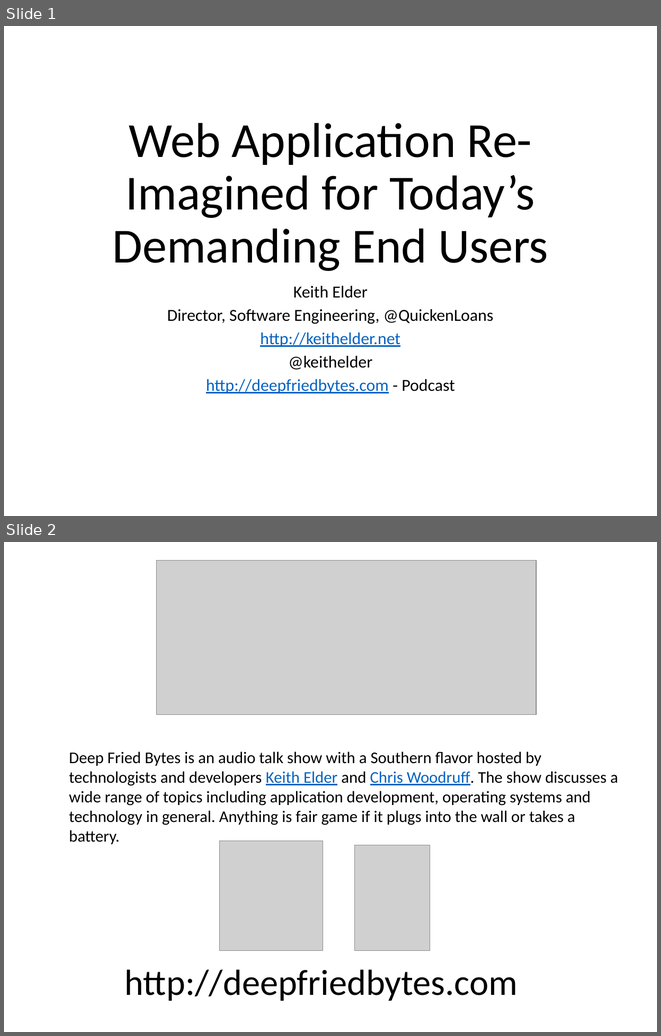
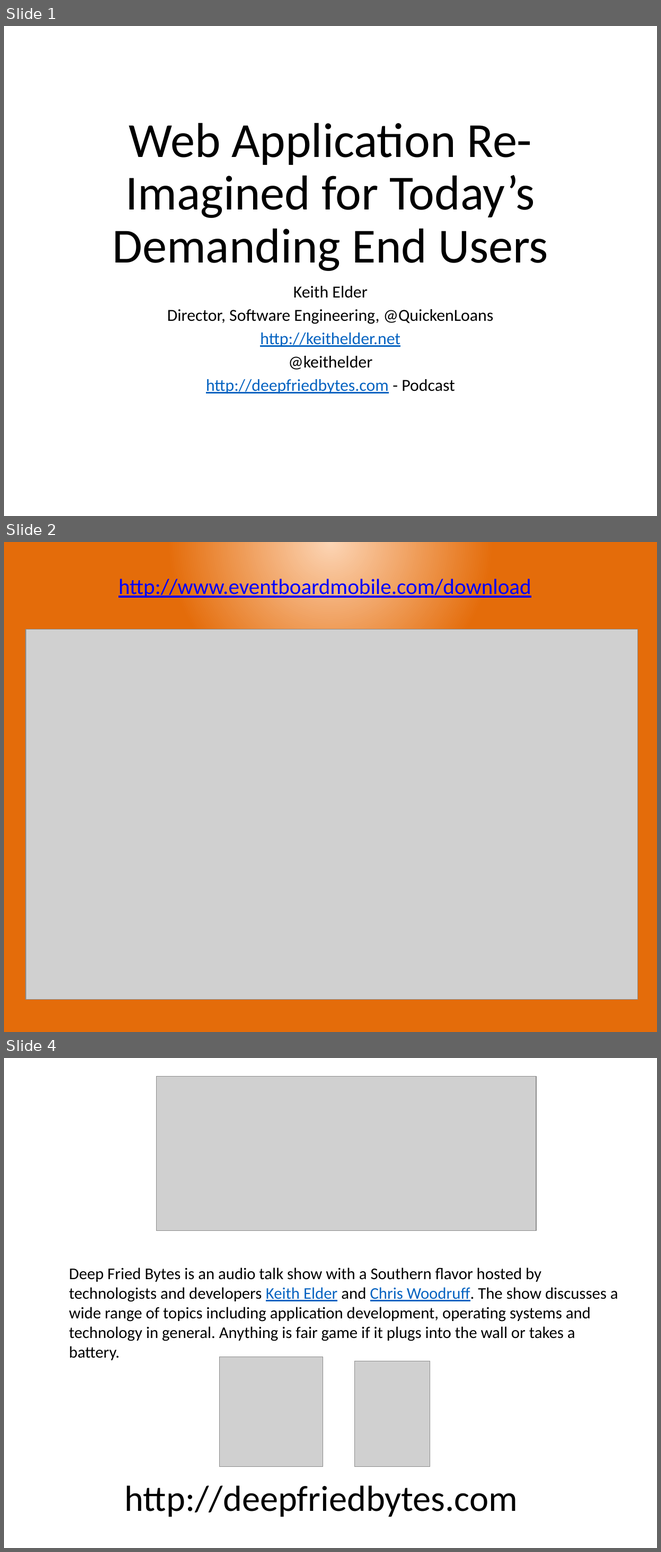
Before and after one commit to keithelder/StartR, a slide deck: slides/Web Application Re-Imagined for Today’s Demanding End Users.pptx. Shown one above the other, each under a label of ours: slides 1 and 2 before the commit, slides 1, 2 and 4 after it; the slides between them are not shown. The pictures are 661x1036 and 661x1552 pixels, drawn with LibreOffice and Linux fonts; fonts in the diff are those of the drawing; grey boxes stand for pictures. Boxes give left, top, right and bottom in pixels: in the first picture for what was removed or moved away, otherwise in the second. Text is boxed around its words. In the diff, an @@ line names an element or a change of style, - is before the commit and + after.

```diff
--- a/slides/Web Application Re-Imagined for Today’s Demanding End Users.pptx
+++ b/slides/Web Application Re-Imagined for Today’s Demanding End Users.pptx
@@ slide 2 added at bbox=[4, 542, 657, 1032], background gradient #FCD5B5 to #E46C0A @@
@@ text added at bbox=[118, 576, 531, 599], 24 pt, text #0000FF, underline @@
+http://www.eventboardmobile.com/download
@@ picture added at bbox=[26, 629, 637, 999] @@
@@ what was slide 2 is now slide 4 @@
```
Also in this commit, not shown: 2 other slides added, 1 other file.
